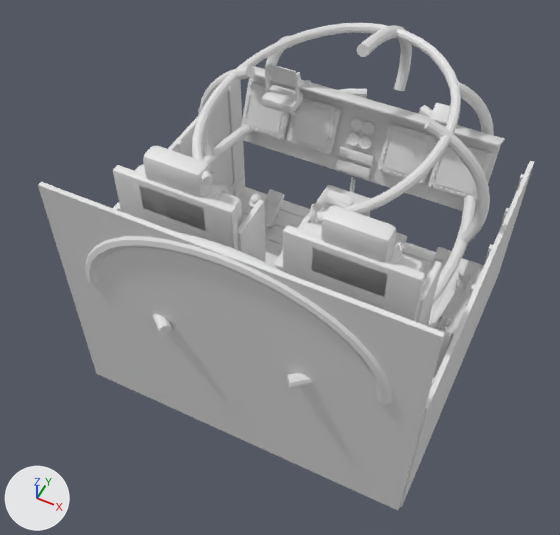
The glTF model assets/models/choppa/cockpit_striker.glb, before and after one commit.
The view is the same before and after, from a 50 mm camera at (1.31, -2.14, 2.03) aimed at (0.26, -0.05, -0.59). The axes (+X, +Y, +Z) are drawn at lower left. The lights are the same throughout. The picture after the commit comes second. Vertices at exactly the same position are counted once.

Before the edit, the objects in view are built like this:
```python
me_cube = bpy.data.meshes.new('Cube')
me_cube.from_pydata(...)  # 14821 vertices, 27832 faces; spans x -0.41..1.13, y -0.67..0.8, z -1.14..0.2
me_cube.materials.append(mat_paint)  # white #e7e7e7
me_cube.materials.append(mat_metal)  # white #e7e7e7
me_cube.materials.append(mat_dark)  # white #e7e7e7
me_cube.materials.append(mat_screen)  # white #e7e7e7
me_cube.materials.append(mat_brass)  # white #e7e7e7
me_cube.materials.append(mat_lamp_off)  # white #e7e7e7
me_cube.materials.append(mat_glass)  # white #e7e7e7
me_cube.materials.append(mat_rubber)  # white #e7e7e7
me_cube.materials.append(mat_hazard)  # white #e7e7e7
me_cube.materials.append(mat_placard)  # white #e7e7e7
me_cube.materials.append(mat_fabric)  # white #e7e7e7
me_tube_019 = bpy.data.meshes.new('tube.019')
me_tube_019.from_pydata(...)  # 1670 vertices, 3296 faces; spans x -0.33..1.05, y -0.73..1.2, z -0.4..0.27
me_tube_019.materials.append(mat_paint)  # white #e7e7e7
ob_frame = bpy.data.objects.new('frame', me_tube_019)
ob_frame.location = (0.0, 0.0, 0.0)
ob_shell = bpy.data.objects.new('shell', me_cube)
ob_shell.location = (0.0, 0.0, 0.0)
```
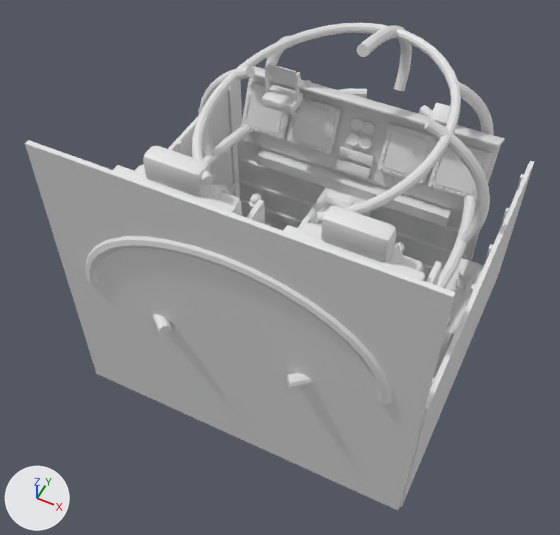
Location of each change, [x1, y1, x2, y2] in pixels of the pictures (560 x 535 px; the box of a moved part takes in the faces that stretch with it):
'shell', reshaped: before [38, 63, 534, 510]; after [25, 63, 534, 510]
part 1 of me_cube, added: after [237, 140, 480, 280]
part 2 of me_cube, added: after [242, 200, 442, 273]
part 3 of me_cube, added: after [241, 179, 467, 260]
part 4 of me_cube, added: after [239, 157, 459, 236]
part 5 of me_cube, added: after [257, 148, 451, 227]
part 6 of me_cube, moved or reshaped: before [38, 182, 445, 401]; after [25, 140, 455, 401]

Edits to the bpy script that builds the scene:
```text
Change me_cube:
    used by ob_shell; location = (0.0, 0.0, 0.0)
    remove me_cube.from_pydata(...)  # 14821 vertices, 27832 faces; spans x -0.41..1.13, y -0.67..0.8, z -1.14..0.2
    add me_cube.from_pydata(...)  # 14861 vertices, 27892 faces; spans x -0.41..1.13, y -0.67..0.8, z -1.14..0.34
    me_cube part 1: a new loose piece, a box spanning x -0.28..1.0, y 0.547..0.587, z -1.05..-0.452, in mat_paint (white #e7e7e7)
    me_cube part 2: a new loose piece, a box spanning x -0.26..0.98, y 0.527..0.547, z -0.915..-0.885, in mat_paint (white #e7e7e7)
    me_cube part 3: a new loose piece, a box spanning x -0.26..0.98, y 0.527..0.547, z -0.766..-0.736, in mat_paint (white #e7e7e7)
    me_cube part 4: a new loose piece, a box spanning x -0.26..0.98, y 0.527..0.547, z -0.616..-0.586, in mat_paint (white #e7e7e7)
    me_cube part 5: a new loose piece, a box spanning x -0.136..0.856, y 0.487..0.547, z -0.542..-0.482, in mat_dark (white #e7e7e7)
    me_cube part 6: 4 vertices moved from x -0.4..1.12, y -0.67..-0.65, z 0.15 to x -0.4..1.12, y -0.67..-0.65, z 0.34
    other edits to the shape of me_cube do not show in these pictures
```
